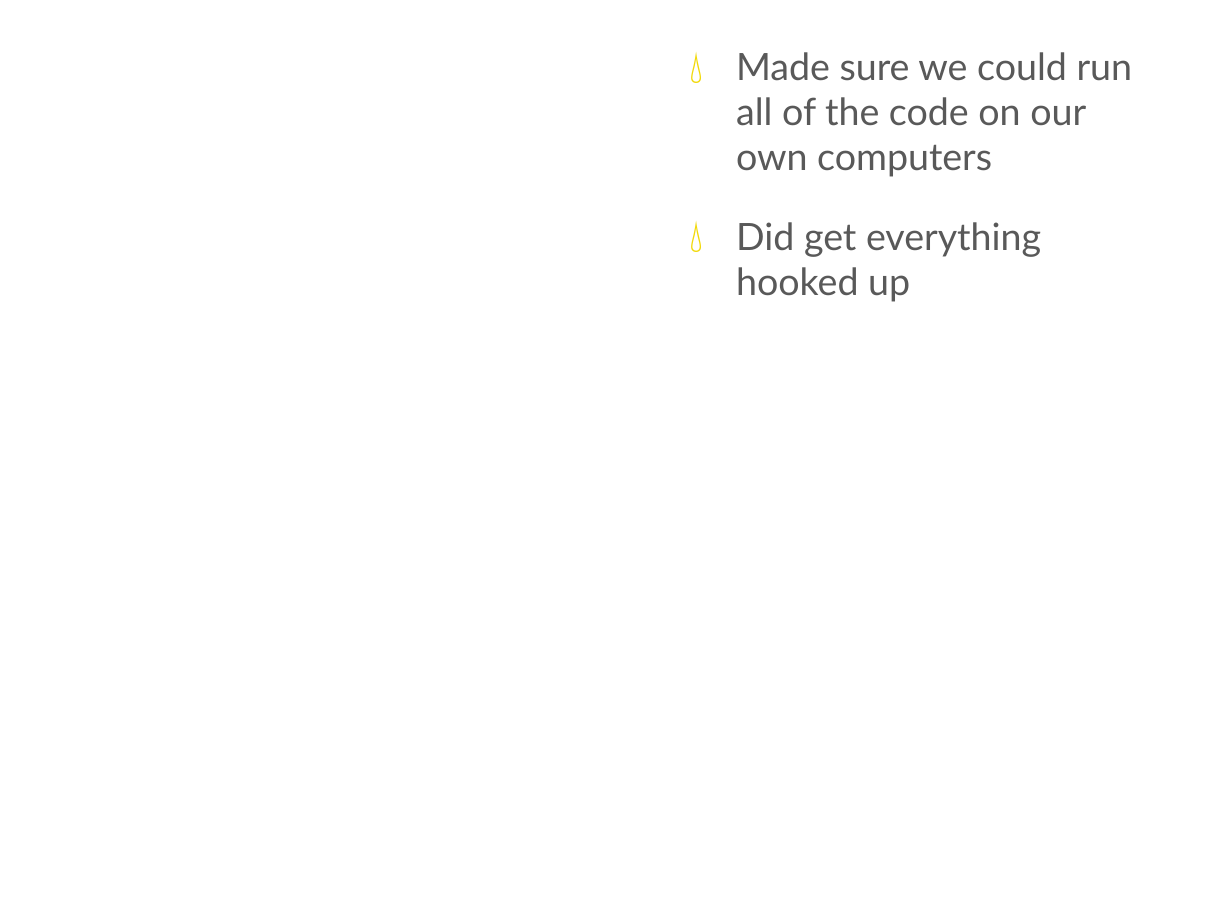
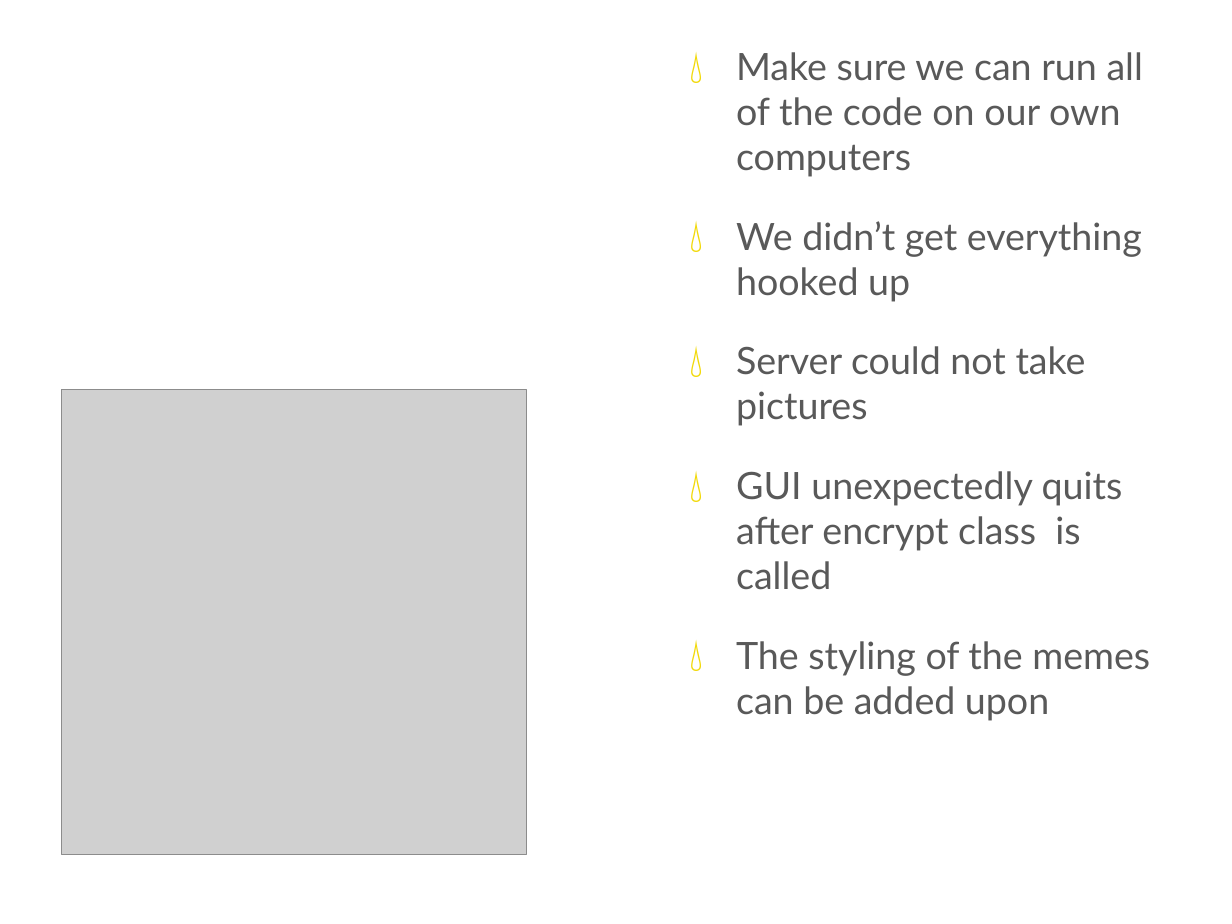
Before and after one commit to tjlagrow/Meme-Machine, a slide deck: slide 12 of Presentation/Project Presentation.pptx. Drawn at 1232x924 pixels with LibreOffice and Linux fonts; fonts in the diff are those of the drawing; grey boxes stand for pictures; background and template pictures are left out. Boxes give left, top, right and bottom in pixels: in the first picture for what was removed or moved away, otherwise in the second. Text is boxed around its words. In the diff, an @@ line names an element or a change of style, - is before the commit and + after.

```diff
--- a/Presentation/Project Presentation.pptx
+++ b/Presentation/Project Presentation.pptx
@@ text at (736,52,1150,721): text changed @@
-💧 Made sure we could run all of the code on our own computers
-💧 Did get everything hooked up
+💧 Make sure we can run all of the code on our own computers
+💧 We didn’t get everything hooked up
+💧 Server could not take pictures
+💧 GUI unexpectedly quits after encrypt class is called
+💧 The styling of the memes can be added upon
@@ picture added at (62,389,526,854) @@
```
Also in this commit, not shown: 1 other slide changed, 1 slide added, 1 slide removed.
